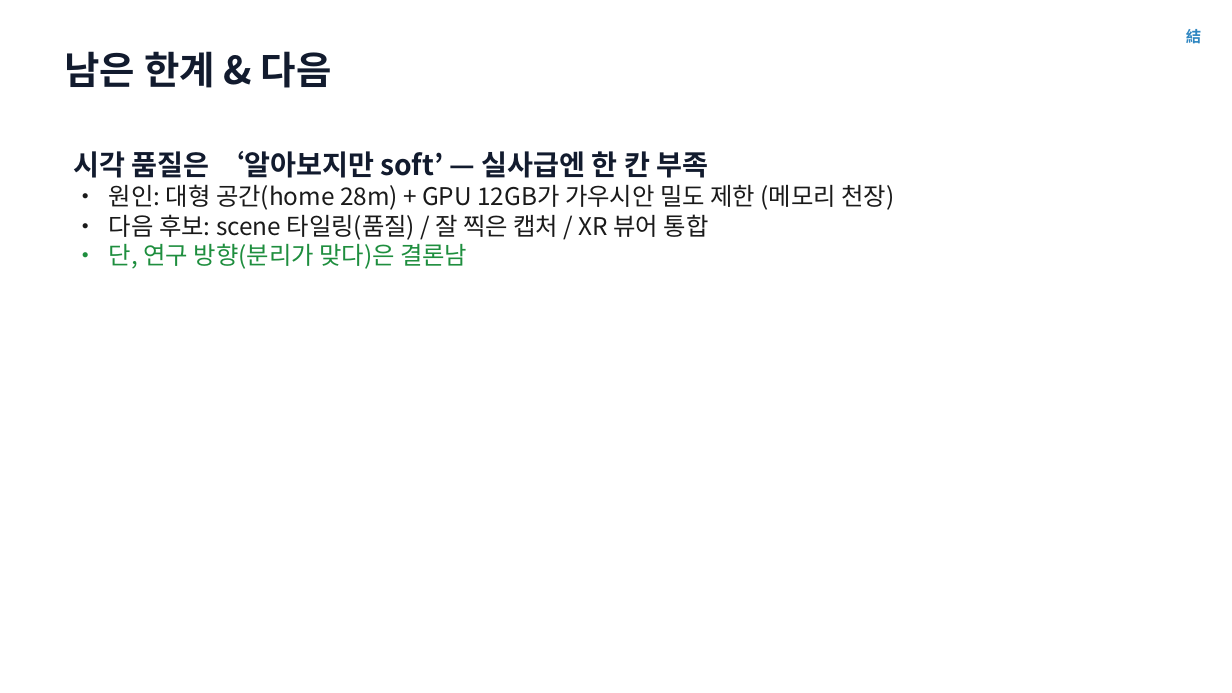
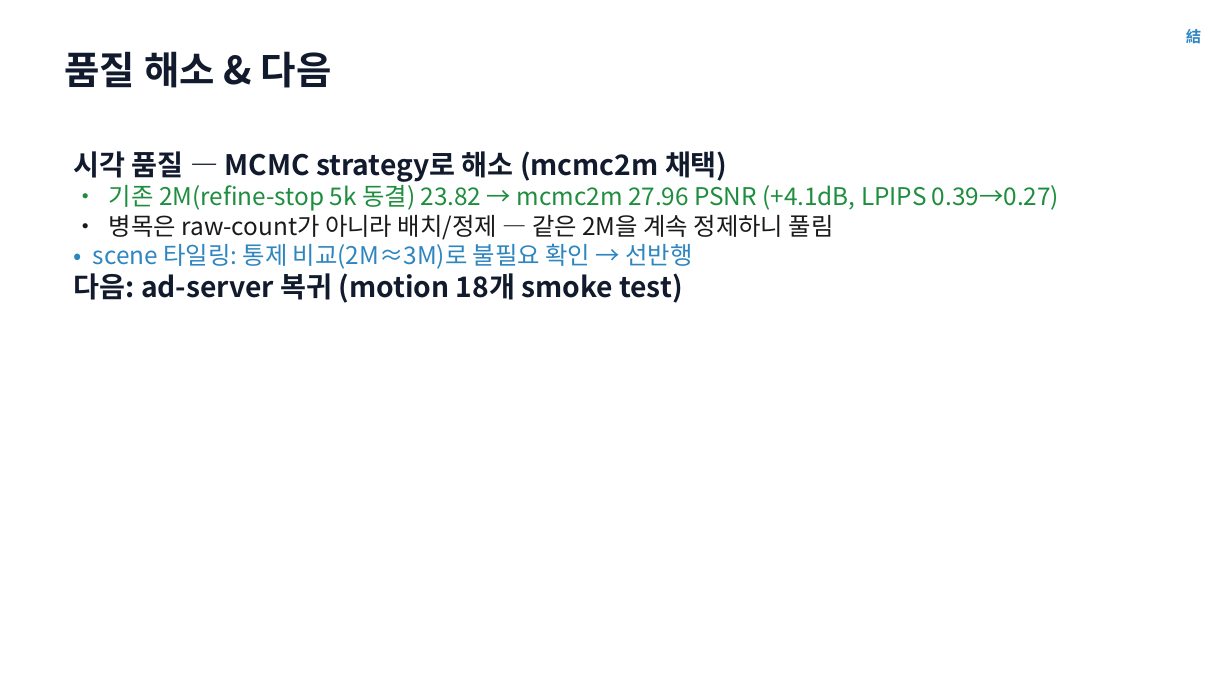
Before and after one commit to ingon1026/xr-splat, a slide deck: slide 13 of docs/presentation/xr-splat-decoupled.pptx. Drawn at 1232x693 pixels with LibreOffice and Linux fonts; fonts in the diff are those of the drawing. Boxes give left, top, right and bottom in pixels: in the first picture for what was removed or moved away, otherwise in the second. Text is boxed around its words. In the diff, an @@ line names an element or a change of style, - is before the commit and + after.

```diff
--- a/docs/presentation/xr-splat-decoupled.pptx
+++ b/docs/presentation/xr-splat-decoupled.pptx
@@ text at [64, 51, 332, 88]: text changed @@
-남은 한계 & 다음
+품질 해소 & 다음
@@ text at [74, 151, 1059, 303]: text changed; text colour #1A1A1A to #1E8E3E @@
-시각 품질은 ‘알아보지만 soft’ — 실사급엔 한 칸 부족
-• 원인: 대형 공간(home 28m) + GPU 12GB가 가우시안 밀도 제한 (메모리 천장)
-• 다음 후보: scene 타일링(품질) / 잘 찍은 캡처 / XR 뷰어 통합
-• 단, 연구 방향(분리가 맞다)은 결론남
+시각 품질 — MCMC strategy로 해소 (mcmc2m 채택)
+• 기존 2M(refine-stop 5k 동결) 23.82 → mcmc2m 27.96 PSNR (+4.1dB, LPIPS 0.39→0.27)
+• 병목은 raw-count가 아니라 배치/정제 — 같은 2M을 계속 정제하니 풀림
+• scene 타일링: 통제 비교(2M≈3M)로 불필요 확인 → 선반행
+다음: ad-server 복귀 (motion 18개 smoke test)
```
Also in this commit, not shown: 2 other slides changed, 22 other files.
